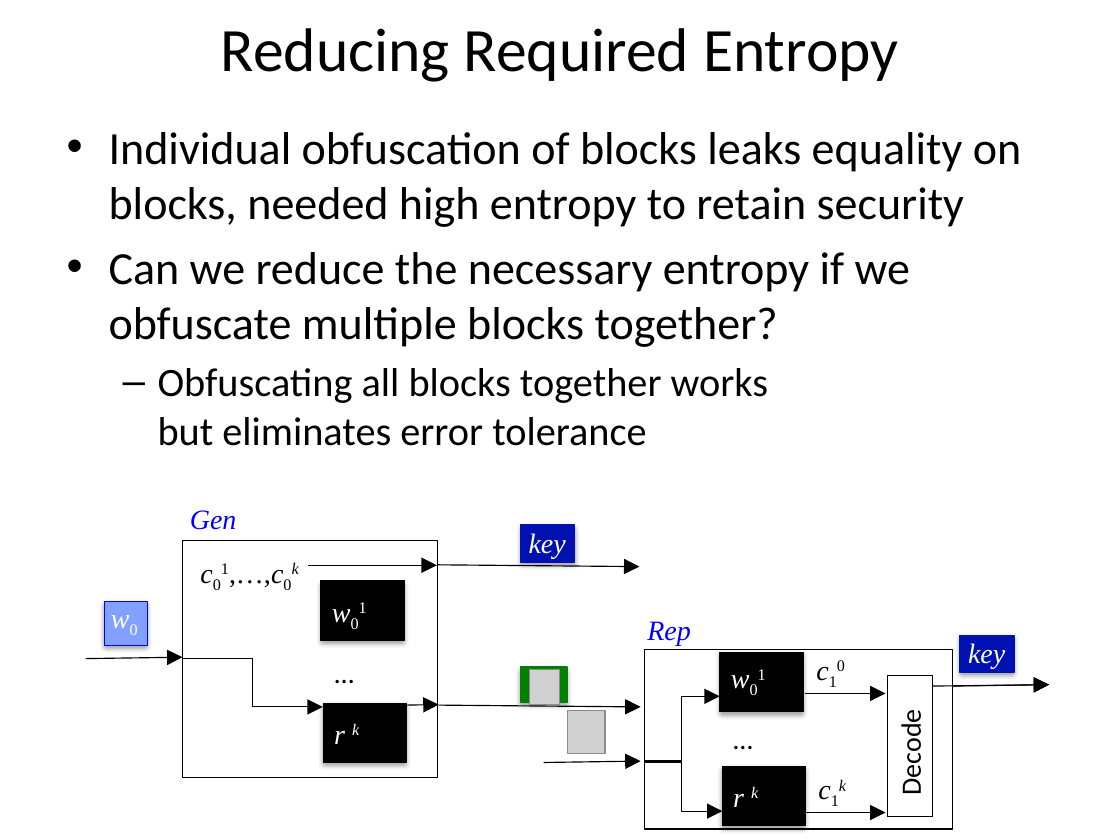
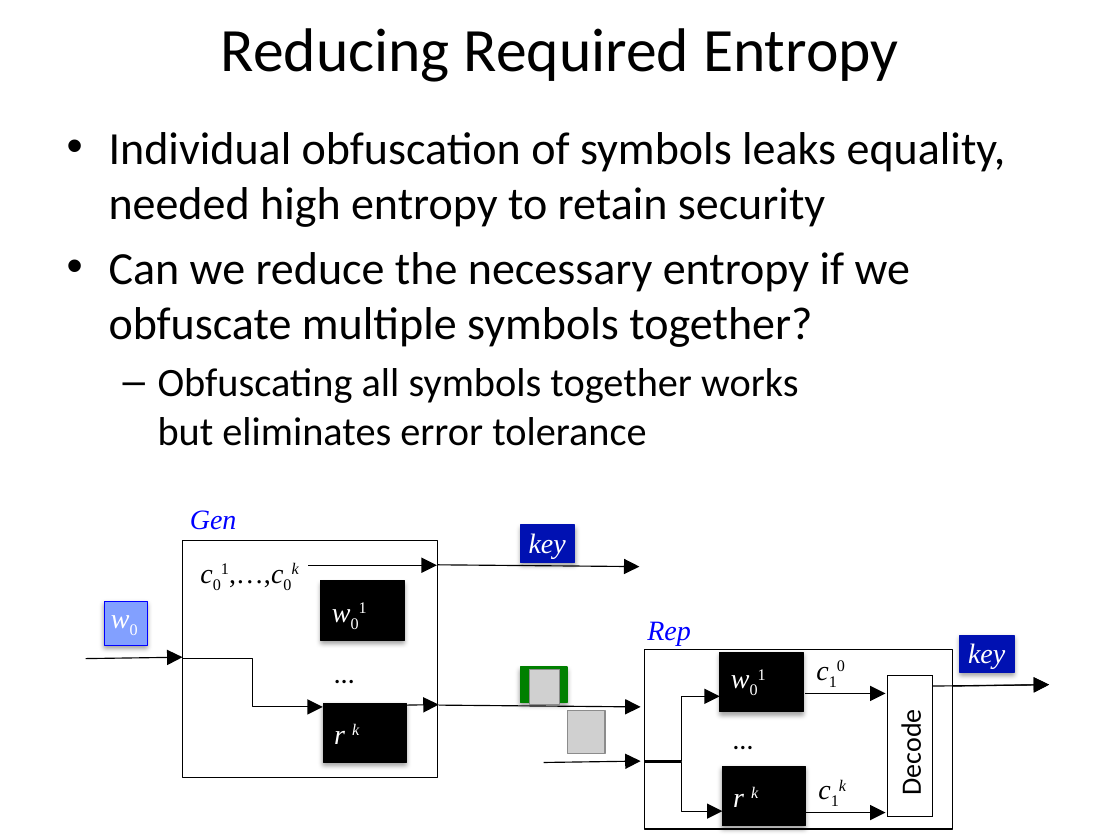
Before and after one commit to xianruimeng/comp-fuzzy-ext, a slide deck: slide 34 of constantRate/KeyDerivationWithNegativeUsable.pptx (slide 33 before the commit). Drawn at 1120x840 pixels with LibreOffice and Linux fonts; fonts in the diff are those of the drawing; grey boxes stand for pictures. Boxes give left, top, right and bottom in pixels: in the first picture for what was removed or moved away, otherwise in the second. Text is boxed around its words. In the diff, an @@ line names an element or a change of style, - is before the commit and + after.

```diff
--- a/constantRate/KeyDerivationWithNegativeUsable.pptx
+++ b/constantRate/KeyDerivationWithNegativeUsable.pptx
@@ text at (109,132,1006,446): text changed @@
-• Individual obfuscation of blocks leaks equality on blocks, needed high entropy to retain security
-• Can we reduce the necessary entropy if we obfuscate multiple blocks together?
-  – Obfuscating all blocks together works
-    but eliminates error tolerance
+• Individual obfuscation of symbols leaks equality, needed high entropy to retain security
+• Can we reduce the necessary entropy if we obfuscate multiple symbols together?
+  – Obfuscating all symbols together works
+    but eliminates error tolerance
```
Also in this commit, not shown: 32 other slides changed, 2 slides added, 1 other file.
